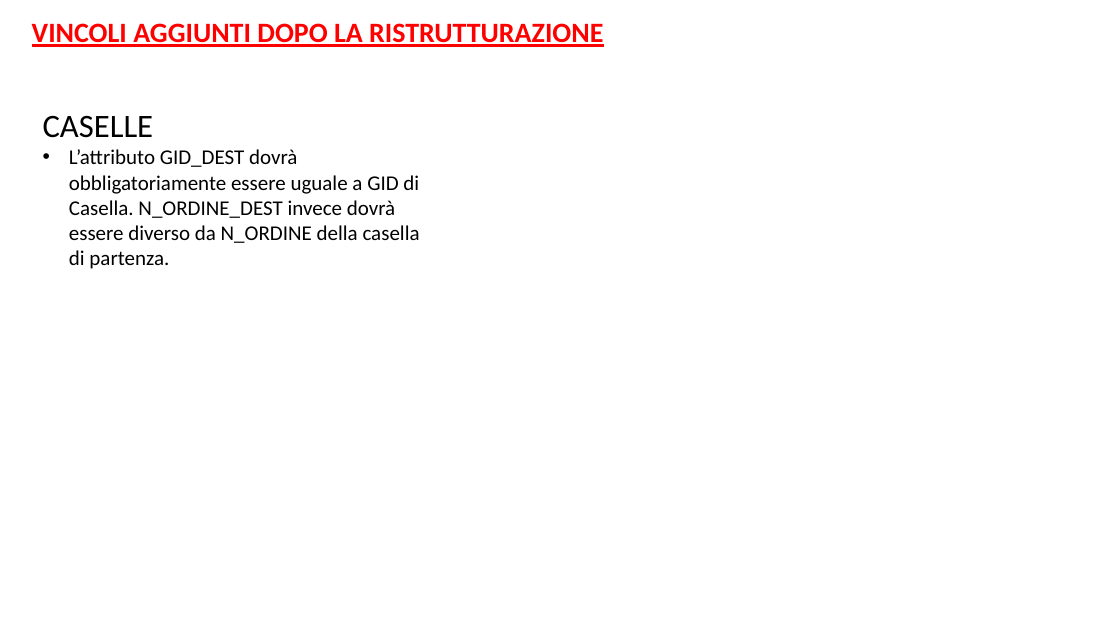
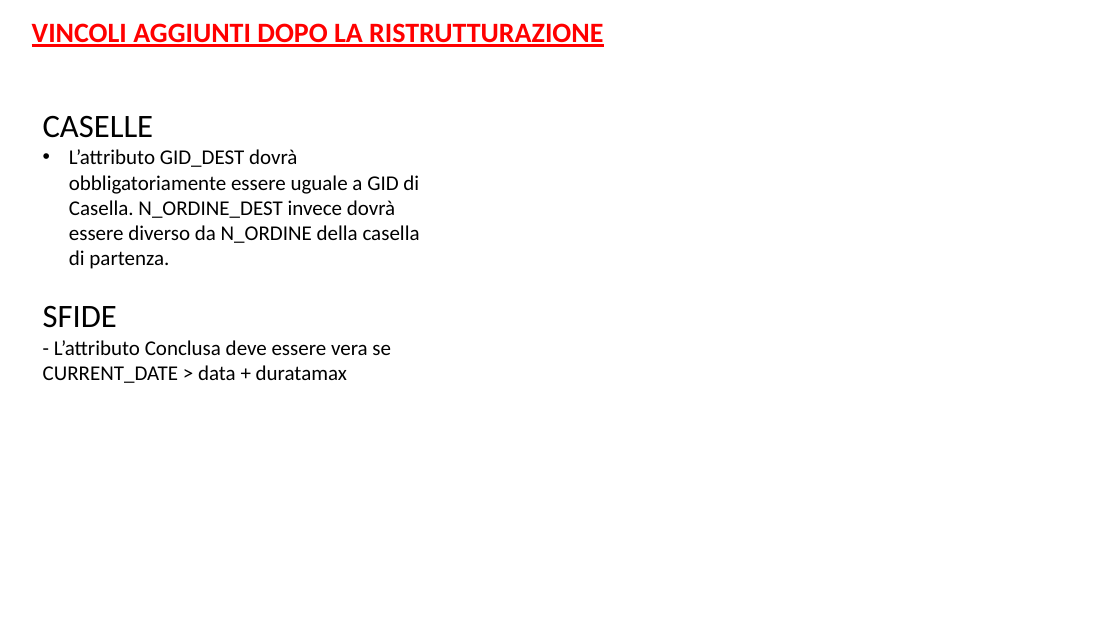
Before and after one commit to DavideGit-cs/BD_Progetto_Gruppo11, a slide deck: slide 7 of Vincoli_Domini_BDProgetto_finale.pptx. Drawn at 1120x630 pixels with LibreOffice and Linux fonts; fonts in the diff are those of the drawing. Boxes give left, top, right and bottom in pixels: in the first picture for what was removed or moved away, otherwise in the second. Text is boxed around its words. In the diff, an @@ line names an element or a change of style, - is before the commit and + after.

```diff
--- a/Vincoli_Domini_BDProgetto_finale.pptx
+++ b/Vincoli_Domini_BDProgetto_finale.pptx
@@ text at (43,305,391,383): paragraphs added @@
+SFIDE
+- L’attributo Conclusa deve essere vera se CURRENT_DATE > data + duratamax
```
Also in this commit, not shown: 15 other slides changed, 5 slides added, 1 slide removed, 10 other files.
